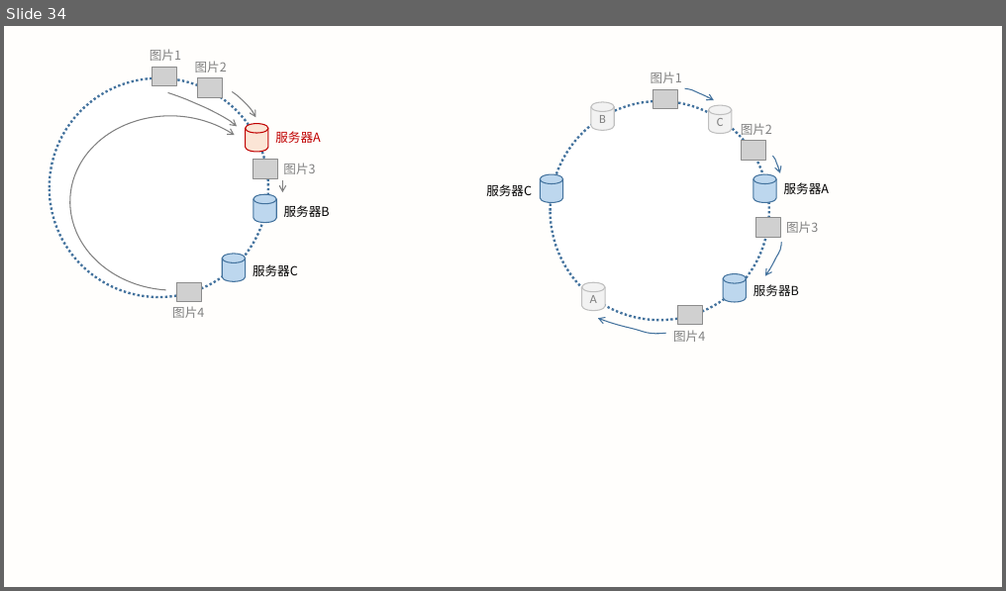
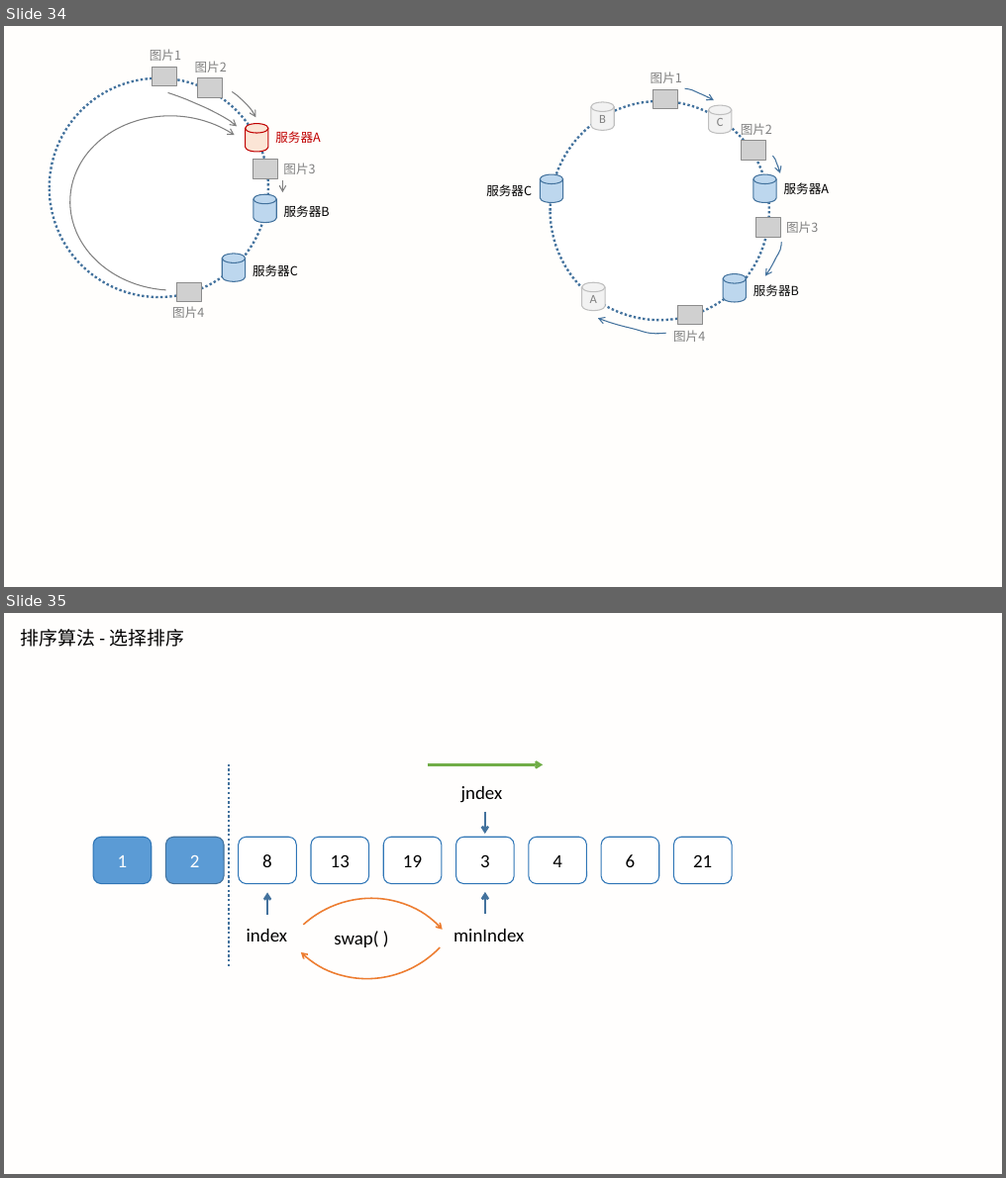
Before and after one commit to LXMAJS/Documents, a slide deck: ForceTree/数据结构和算法/数据结构与算法之美/Images/数据结构与算法之美_笔记配图.pptx. Shown one above the other, each under a label of ours: slide 34 before the commit, slides 34 and 35 after it. The pictures are 1006x591 and 1006x1178 pixels, drawn with LibreOffice and Linux fonts; fonts in the diff are those of the drawing; grey boxes stand for pictures. Boxes give left, top, right and bottom in pixels: in the first picture for what was removed or moved away, otherwise in the second. Text is boxed around its words. In the diff, an @@ line names an element or a change of style, - is before the commit and + after.

Commit message:
[feature] 算法复习-排序算法

```diff
--- a/ForceTree/数据结构和算法/数据结构与算法之美/Images/数据结构与算法之美_笔记配图.pptx
+++ b/ForceTree/数据结构和算法/数据结构与算法之美/Images/数据结构与算法之美_笔记配图.pptx
@@ slide 35 added at bbox=[4, 613, 1002, 1174], background #FFF2CC at 4% opacity @@
@@ text added at bbox=[20, 629, 184, 647], 18 pt, text #000000 @@
+排序算法 - 选择排序
@@ arc (boxed as its full ellipse) added at bbox=[232, 742, 509, 1019], outline #ED7D31 1.5 pt @@
@@ line added from (230, 764) to (230, 967), #43739E 2.25 pt dashed @@
@@ arrow added from (428, 765) to (543, 765), #70AD47 2.25 pt @@
@@ text added at bbox=[461, 786, 503, 802], 18 pt, text #000000 @@
+jndex
@@ arrow added from (485, 812) to (485, 834), #43739E 2.25 pt @@
@@ rounded rectangle added at bbox=[93, 837, 152, 884], fill #5B9BD5, outline #2E75B6 1 pt, 18 pt, text #FFFFFF @@
+1
@@ rounded rectangle added at bbox=[165, 837, 224, 884], fill #5B9BD5, outline #43739E 1 pt, 18 pt, text #FFFFFF @@
+2
@@ rounded rectangle added at bbox=[239, 837, 297, 884], fill #FFFFFF, outline #2E75B6 1 pt, 18 pt, text #000000 @@
+8
@@ rounded rectangle added at bbox=[311, 837, 369, 884], fill #FFFFFF, outline #2E75B6 1 pt, 18 pt, text #000000 @@
+13
@@ rounded rectangle added at bbox=[383, 837, 442, 884], fill #FFFFFF, outline #2E75B6 1 pt, 18 pt, text #000000 @@
+19
@@ rounded rectangle added at bbox=[456, 837, 515, 884], fill #FFFFFF, outline #2E75B6 1 pt, 18 pt, text #000000 @@
+3
@@ rounded rectangle added at bbox=[529, 837, 587, 884], fill #FFFFFF, outline #2E75B6 1 pt, 18 pt, text #000000 @@
+4
@@ rounded rectangle added at bbox=[601, 837, 659, 884], fill #FFFFFF, outline #2E75B6 1 pt, 18 pt, text #000000 @@
+6
@@ rounded rectangle added at bbox=[674, 837, 733, 884], fill #FFFFFF, outline #2E75B6 1 pt, 18 pt, text #000000 @@
+21
@@ arc (boxed as its full ellipse) added at bbox=[230, 858, 507, 1135], outline #ED7D31 1.5 pt @@
@@ arrow added from (267, 915) to (267, 893), #43739E 2.25 pt @@
@@ arrow added from (485, 914) to (485, 892), #43739E 2.25 pt @@
@@ text added at bbox=[247, 929, 287, 942], 18 pt, text #000000 @@
+index
@@ text added at bbox=[334, 931, 378, 948], 18 pt, text #000000 @@
+swap( )
@@ text added at bbox=[453, 929, 524, 942], 18 pt, text #000000 @@
+minIndex
```
Also in this commit, not shown: 7 other slides added, 15 other files.
